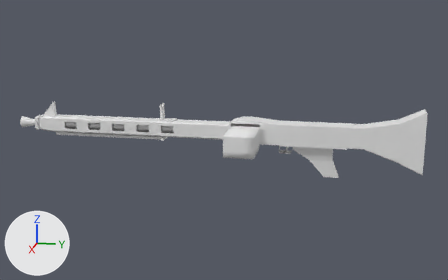
The FBX model Assets/Resources/Models/MG3.fbx as it was, and as the next commit left it.
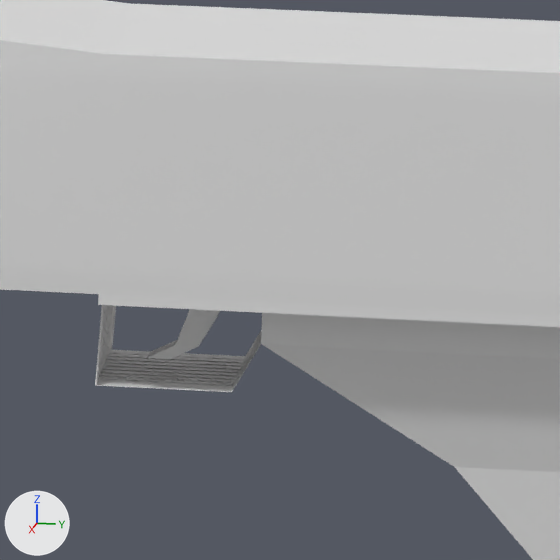
Old and new are each drawn whole from a 50 mm camera at (87.0, 19.0, 20.3) aimed at (2.2, 2.0, -0.9) and again close up on the part from 60% to 71% of the width and 43% to 60% of the height. The lights are fixed; the arrows at lower left show +X, +Y and +Z. Where no turn or scale is listed for an object, it has been applied to the vertices. Vertices at the same position are counted once.
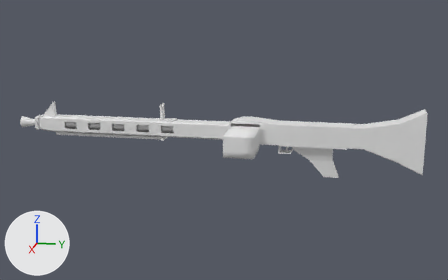
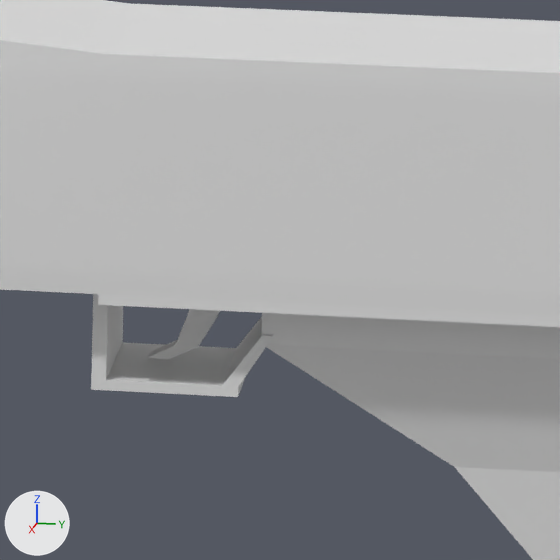
Where the change shows, as pixel boxes [x1, y1, x2, y2] in the close-ups (560 x 560 px):
part 1 of me_cube_001, added
    after: [91, 294, 274, 397]

Patch to the scene script:
```diff
--- a/Assets/Resources/Models/MG3.fbx.py
+++ b/Assets/Resources/Models/MG3.fbx.py
@@ me_cube_001 @@
 # used by ob_cube; location = (0.0, 0.0, 0.0)
-me_cube_001.from_pydata(...)  # 4480 vertices, 4212 faces; spans x -1.5..7.0, y -30.3..29.7, z -6.1..4.0
+me_cube_001.from_pydata(...)  # 4504 vertices, 4234 faces; spans x -1.5..7.0, y -30.3..29.7, z -6.1..4.0
+# me_cube_001 part 1: a new loose piece of 24 vertices spanning x -0.9..0.9, y 9.7..11.9, z -2.8..-1.5
```
